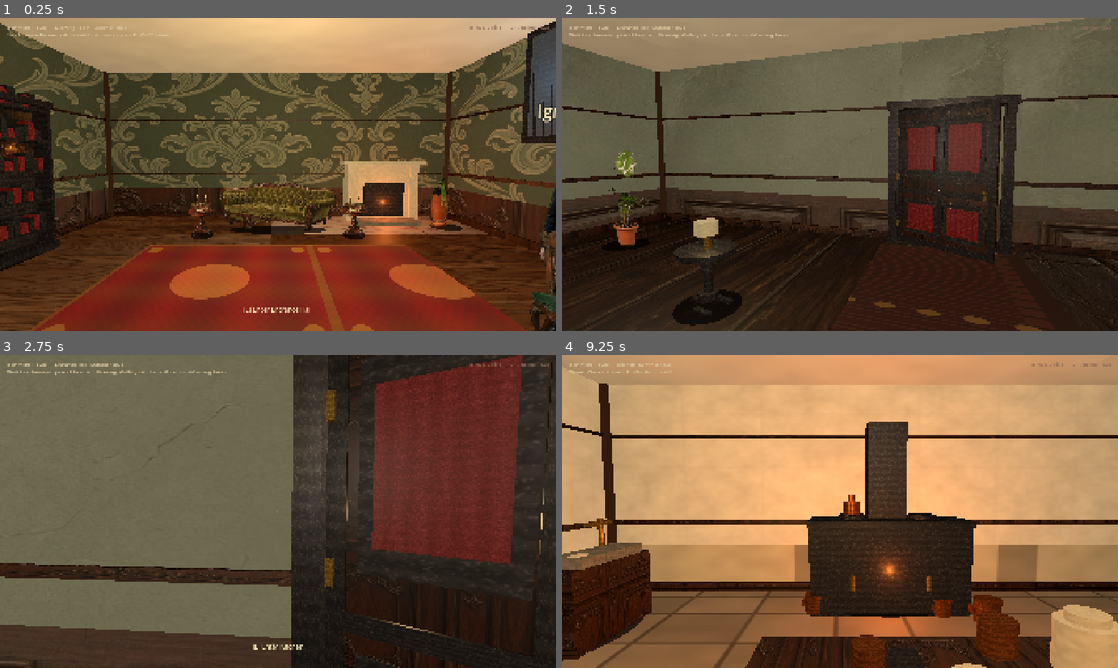
Above: before the commit, frames 1-4 (two rows, left to right).
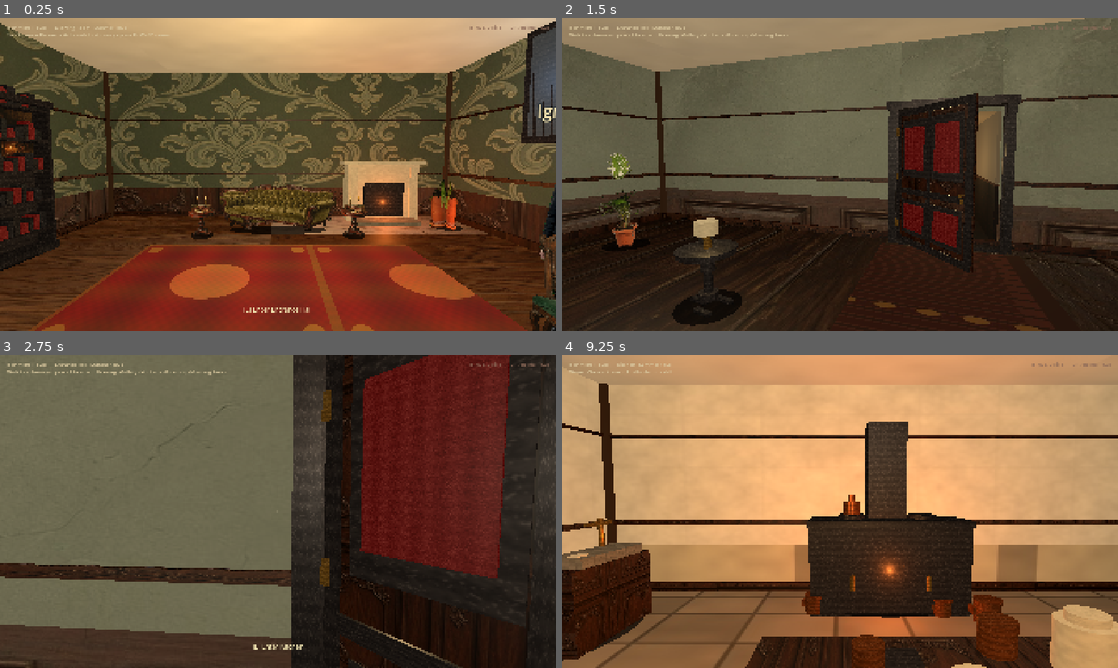
Above: after the commit, the same moments.

Repository: drakewing-eng/aetheric-engine
Game: Godot game, scene res://scenes/fps_main.tscn
Two runs of this game, one before a commit and one after it. Both use one fixed random seed, a clock stepped at 60 frames per second and the inputs below.
Inputs (mouse positions are in pixels of both pictures, inside the frame that each line leads up to):
- Up to frame 1 (0.25 s): no input
- Up to frame 2 (1.5 s): tap Enter at 0.5 s; move the mouse to (867, 174) at 0.52 s; hold E (interact) 0.53-1.28 s; hold W (move_forward) from 0.53 s (still down); click (867, 174) at 0.67 s; move the mouse to (812, 174) at 1.27 s; tap E (interact) at 1.35 s
- Up to frame 3 (2.75 s): keep holding W (move_forward); tap E (interact) at 2 s; move the mouse to (289, 505) at 2.02 s; hold E (interact) from 2.03 s (still down)
- Up to frame 4 (9.25 s): move the mouse to (834, 517) at 2.77 s; release E (interact) at 2.78 s; tap E (interact) every 1.5 s from 2.85 to 8.85 s; click (834, 517) at 2.92 s; move the mouse to (878, 514) at 3.52 s; hold E (interact) 3.53-4.28 s; tap Enter at 4.25 s; move the mouse to (795, 508) at 4.27 s; tap Space at 5 s; move the mouse to (845, 511) at 5.02 s; hold E (interact) 5.03-5.78 s; click (845, 511) at 5.17 s; move the mouse to (817, 505) at 5.77 s; release W (move_forward) at 5.78 s; hold D (move_right) 5.78-6.53 s; move the mouse to (867, 511) at 6.52 s; hold E (interact) 6.53-7.28 s; hold W (move_forward) 6.53-8.78 s; move the mouse to (812, 511) at 7.27 s; click (812, 511) at 7.42 s; move the mouse to (851, 505) at 8.02 s; hold E (interact) 8.03-8.78 s; move the mouse to (834, 517) at 8.77 s; hold A (move_left) from 8.78 s (still down)

The runs differ from the first frame. In frame 1, 2.2% of the frame differs, in the area x 33-100%, y 51-100%; in frame 2, 5.3%; in frame 3, 10%, in the area x 57-100%, y 0-100%; in frame 4, less than 0.1%.

Commit message:
visual loop 1: cross-plane plants, rich portal hall, ajar doors, furniture sink

Diff:
--- a/aetheric-engine-godot/scripts/fps_props.gd
+++ b/aetheric-engine-godot/scripts/fps_props.gd
@@ -663,8 +663,9 @@
 			bp["width"] = prop.get("width", 0.9 * float(prop.get("scale", 1.0)))
 			bp["height"] = prop.get("height", 1.4 * float(prop.get("scale", 1.0)))
 			bp["solid"] = true
-			bp["face_camera"] = true  # plants always face player
-			bp["sink"] = 0.02
+			bp["face_camera"] = true
+			bp["cross_planes"] = true  # two cards at 90° — volume, not paper edge
+			bp["sink"] = 0.06
 			return _make_billboard_prop(bp)
 	var root := Node3D.new()
 	root.name = "Plant"
@@ -878,7 +879,7 @@
 	var leaf := Node3D.new()
 	leaf.name = "DoorLeaf"
 	leaf.position = Vector3(-w * 0.5 + 0.05, 0.06, 0.04)
-	leaf.rotation_degrees.y = -28.0  # clearly ajar, Victorian house often left so
+	leaf.rotation_degrees.y = -48.0  # wide ajar so portal hallway is visible beyond
 	root.add_child(leaf)
 	# Polished mid-mahogany slab (lighter so panels read)
 	var door_wood := Color(0.38, 0.2, 0.1)
@@ -972,6 +973,8 @@
 static func _make_billboard_prop(prop: Dictionary) -> Node3D:
 	## Alpha-cut painted card. Ground-aligned (bottom of quad on floor).
 	## face_camera=true → FIXED_Y billboard (plants); false → fixed room yaw (furniture).
+	## cross_planes=true (default for face_camera plants) → second card at 90° so
+	## the silhouette has volume from every angle (classic FPS tree trick).
 	var root := Node3D.new()
 	root.name = "BillboardProp"
 	var tex_path: String = prop.get("texture", "")
@@ -984,11 +987,10 @@
 	y_off = y_off - sink
 	var solid: bool = prop.get("solid", true)
 	var face_camera: bool = bool(prop.get("face_camera", false))
-
-	var mi := MeshInstance3D.new()
+	var cross_planes: bool = bool(prop.get("cross_planes", face_camera))
+
 	var mesh := QuadMesh.new()
 	mesh.size = Vector2(width, height)
-	mi.mesh = mesh
 	var mat := StandardMaterial3D.new()
 	var tex := _load_tex(tex_path)
 	if tex:
@@ -1002,16 +1004,28 @@
 	mat.shading_mode = BaseMaterial3D.SHADING_MODE_PER_PIXEL
 	mat.texture_filter = BaseMaterial3D.TEXTURE_FILTER_LINEAR_WITH_MIPMAPS
 	mat.depth_draw_mode = BaseMaterial3D.DEPTH_DRAW_OPAQUE_ONLY
-	if face_camera:
-		# Plants: always face player so they don't look like paper edges
+	# Cross-plane plants stay world-fixed (two cards) so they have volume;
+	# single face_camera card uses FIXED_Y billboard.
+	if face_camera and not cross_planes:
 		mat.billboard_mode = BaseMaterial3D.BILLBOARD_FIXED_Y
 	else:
 		mat.billboard_mode = BaseMaterial3D.BILLBOARD_DISABLED
+
+	var mi := MeshInstance3D.new()
+	mi.mesh = mesh
 	mi.material_override = mat
 	mi.position = Vector3(0, y_off, 0)
 	root.add_child(mi)
 
-	if not face_camera:
+	if cross_planes:
+		# Second card at 90° — reads as a plant from any walk-around angle
+		var mi_x := MeshInstance3D.new()
+		mi_x.mesh = mesh
+		mi_x.material_override = mat
+		mi_x.position = Vector3(0, y_off, 0)
+		mi_x.rotation_degrees.y = 90.0
+		root.add_child(mi_x)
+	elif not face_camera:
 		# Back face for fixed furniture cards only
 		var mi_b := MeshInstance3D.new()
 		mi_b.mesh = mesh
@@ -1024,7 +1038,8 @@
 		var body := StaticBody3D.new()
 		var col := CollisionShape3D.new()
 		var shape := BoxShape3D.new()
-		shape.size = Vector3(width * 0.65, height * 0.75, 0.35)
+		var depth_col: float = width * 0.45 if cross_planes else 0.35
+		shape.size = Vector3(width * 0.65, height * 0.75, depth_col)
 		col.shape = shape
 		col.position = Vector3(0, maxf(y_off * 0.85, 0.35), 0)
 		body.add_child(col)
--- a/aetheric-engine-godot/scripts/fps_room_builder.gd
+++ b/aetheric-engine-godot/scripts/fps_room_builder.gd
@@ -279,8 +279,8 @@
 
 
 func _add_door_portal(door: Dictionary, room_w: float, room_d: float, room_h: float) -> void:
-	## Only one room is loaded at a time — a short dim corridor behind the door
-	## reads as a passage instead of a solid exterior wall (Myst-style portal).
+	## Only one room is loaded at a time — a short Victorian passage behind the
+	## door reads as a hallway (Myst-style portal), not a solid exterior wall.
 	var p: Array = door.get("pos", [0, 0, 0])
 	var px := float(p[0])
 	var pz := float(p[2])
@@ -294,11 +294,12 @@
 	var dw := absf(px + half_w)
 	var de := absf(px - half_w)
 	var m := minf(minf(dn, ds), minf(dw, de))
-	var depth := 2.2
+	var depth := 3.0
 	var root := Node3D.new()
 	root.name = "DoorPortal"
-	var floor_col := Color(0.18, 0.12, 0.08)
-	var wall_col := Color(0.28, 0.22, 0.16)
+	var floor_col := Color(0.22, 0.14, 0.09)
+	var wall_col := Color(0.38, 0.32, 0.26)
+	var paper_col := Color(0.42, 0.38, 0.32)
 	var out_dir := Vector3.ZERO
 	if is_equal_approx(m, dn):
 		out_dir = Vector3(0, 0, -1)
@@ -312,7 +313,7 @@
 	else:
 		out_dir = Vector3(1, 0, 0)
 		root.position = Vector3(half_w, 0, pz)
-	# Orient local +Z along outward
+	# Orient local −Z along outward (into the portal)
 	if absf(out_dir.x) > 0.5:
 		root.rotation_degrees.y = -90.0 if out_dir.x > 0.0 else 90.0
 	elif out_dir.z > 0.0:
@@ -320,25 +321,50 @@
 	else:
 		root.rotation_degrees.y = 0.0
 	add_child(root)
-	# Floor of portal
-	_add_portal_box(root, Vector3(0, 0.02, -depth * 0.5), Vector3(door_w + 0.15, 0.04, depth), floor_col)
-	# Ceiling
-	_add_portal_box(root, Vector3(0, door_h + 0.05, -depth * 0.5), Vector3(door_w + 0.15, 0.06, depth), wall_col.darkened(0.15))
-	# Side walls
-	_add_portal_box(root, Vector3(-door_w * 0.5 - 0.04, door_h * 0.5, -depth * 0.5), Vector3(0.08, door_h, depth), wall_col)
-	_add_portal_box(root, Vector3(door_w * 0.5 + 0.04, door_h * 0.5, -depth * 0.5), Vector3(0.08, door_h, depth), wall_col)
-	# Far end dark wall (suggests more house beyond)
-	_add_portal_box(root, Vector3(0, door_h * 0.5, -depth), Vector3(door_w + 0.2, door_h + 0.1, 0.08), Color(0.08, 0.06, 0.05))
-	# Dim warm light inside passage
+	var wood_tex: Texture2D = _load_texture("res://assets/rooms/textures/victorian/furniture_wood.jpg")
+	# Floor boards
+	_add_portal_box(root, Vector3(0, 0.02, -depth * 0.5), Vector3(door_w + 0.2, 0.04, depth), floor_col, wood_tex, Vector3(1.5, 3.0, 1.0))
+	# Ceiling (slightly warm plaster)
+	_add_portal_box(root, Vector3(0, door_h + 0.08, -depth * 0.5), Vector3(door_w + 0.2, 0.08, depth), Color(0.55, 0.48, 0.38))
+	# Side walls: wainscot band + upper paper tone
+	var side_x := door_w * 0.5 + 0.05
+	for sx in [-side_x, side_x]:
+		_add_portal_box(root, Vector3(sx, 0.55, -depth * 0.5), Vector3(0.1, 1.1, depth), Color(0.28, 0.18, 0.12), wood_tex, Vector3(0.8, 2.0, 1.0))
+		_add_portal_box(root, Vector3(sx, 1.1 + (door_h - 1.1) * 0.5, -depth * 0.5), Vector3(0.09, door_h - 1.1, depth), paper_col)
+		# Chair rail
+		_add_portal_box(root, Vector3(sx, 1.12, -depth * 0.5), Vector3(0.12, 0.04, depth), Color(0.2, 0.12, 0.08))
+	# Far end: dark-but-not-black wall with a lit picture niche (reads as more house)
+	_add_portal_box(root, Vector3(0, door_h * 0.5, -depth), Vector3(door_w + 0.25, door_h + 0.15, 0.1), Color(0.14, 0.11, 0.09))
+	# Picture frame silhouette at far end
+	_add_portal_box(root, Vector3(0, door_h * 0.55, -depth + 0.06), Vector3(0.55, 0.7, 0.04), Color(0.35, 0.25, 0.12))
+	_add_portal_box(root, Vector3(0, door_h * 0.55, -depth + 0.08), Vector3(0.42, 0.55, 0.02), Color(0.25, 0.22, 0.28))
+	# Console table silhouette at far end (depth cue)
+	_add_portal_box(root, Vector3(0, 0.45, -depth + 0.35), Vector3(0.9, 0.06, 0.35), Color(0.18, 0.1, 0.06))
+	_add_portal_box(root, Vector3(-0.35, 0.22, -depth + 0.35), Vector3(0.06, 0.44, 0.06), Color(0.16, 0.09, 0.05))
+	_add_portal_box(root, Vector3(0.35, 0.22, -depth + 0.35), Vector3(0.06, 0.44, 0.06), Color(0.16, 0.09, 0.05))
+	# Warm corridor lights (mid + far) so passage is readable, not a black slab
 	var dim := OmniLight3D.new()
-	dim.light_color = Color(1.0, 0.82, 0.55)
-	dim.light_energy = 0.35
-	dim.omni_range = depth + 1.0
-	dim.position = Vector3(0, door_h * 0.6, -depth * 0.45)
+	dim.light_color = Color(1.0, 0.85, 0.6)
+	dim.light_energy = 0.55
+	dim.omni_range = depth + 1.5
+	dim.position = Vector3(0, door_h * 0.65, -depth * 0.35)
 	root.add_child(dim)
-
-
-func _add_portal_box(parent: Node3D, pos: Vector3, size: Vector3, color: Color) -> void:
+	var far_l := OmniLight3D.new()
+	far_l.light_color = Color(1.0, 0.78, 0.5)
+	far_l.light_energy = 0.4
+	far_l.omni_range = 2.2
+	far_l.position = Vector3(0, door_h * 0.55, -depth + 0.5)
+	root.add_child(far_l)
+
+
+func _add_portal_box(
+	parent: Node3D,
+	pos: Vector3,
+	size: Vector3,
+	color: Color,
+	tex: Texture2D = null,
+	uv_scale: Vector3 = Vector3(1, 1, 1)
+) -> void:
 	var mi := MeshInstance3D.new()
 	var mesh := BoxMesh.new()
 	mesh.size = size
@@ -346,6 +372,10 @@
 	var mat := StandardMaterial3D.new()
 	mat.albedo_color = color
 	mat.roughness = 0.85
+	mat.shading_mode = BaseMaterial3D.SHADING_MODE_PER_PIXEL
+	if tex:
+		mat.albedo_texture = tex
+		mat.uv1_scale = uv_scale
 	mi.material_override = mat
 	mi.position = pos
 	parent.add_child(mi)
--- a/aetheric-engine-godot/scripts/fps_rooms.gd
+++ b/aetheric-engine-godot/scripts/fps_rooms.gd
@@ -55,7 +55,7 @@
 				"texture": PROP_DIR + "desk.png",
 				"width": 2.6,
 				"height": 1.15,
-				"sink": 0.08,
+				"sink": 0.12,
 			},
 			{
 				"kind": "billboard_prop",
@@ -64,7 +64,7 @@
 				"texture": PROP_DIR + "chair.png",
 				"width": 1.1,
 				"height": 1.35,
-				"sink": 0.06,
+				"sink": 0.1,
 			},
 			{
 				"kind": "billboard_prop",
@@ -73,7 +73,7 @@
 				"texture": PROP_DIR + "sofa.png",
 				"width": 1.65,
 				"height": 1.2,
-				"sink": 0.06,
+				"sink": 0.1,
 			},
 			{
 				"kind": "billboard_prop",
@@ -82,7 +82,7 @@
 				"texture": PROP_DIR + "armchair.png",
 				"width": 0.75,
 				"height": 1.15,
-				"sink": 0.05,
+				"sink": 0.08,
 			},
 			{
 				"kind": "billboard_prop",
@@ -91,7 +91,7 @@
 				"texture": PROP_DIR + "side_table.png",
 				"width": 0.55,
 				"height": 0.9,
-				"sink": 0.05,
+				"sink": 0.08,
 			},
 			{
 				"kind": "billboard_prop",
@@ -100,7 +100,7 @@
 				"texture": PROP_DIR + "side_table.png",
 				"width": 0.55,
 				"height": 0.9,
-				"sink": 0.05,
+				"sink": 0.08,
 			},
 			# Mesh armchair for a second seating angle (richer 3D silhouette)
 			{"kind": "armchair", "pos": [2.1, 0.0, 2.15], "yaw": -145.0},
Not shown, added: BACKUPS/aetheric_checkpoint_20260726_232802.tar.gz
Not shown, changed: SCRATCH/VISUAL_LOOP_AUTONOMOUS.md
